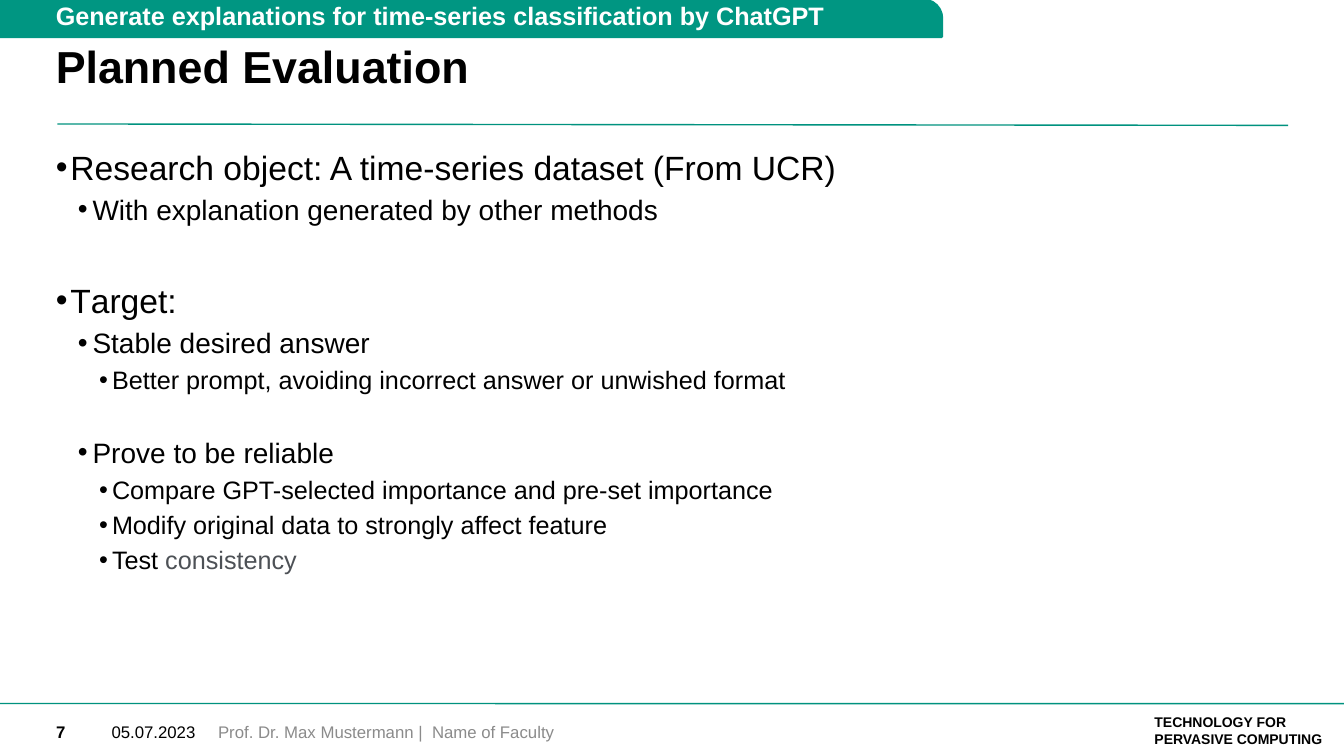
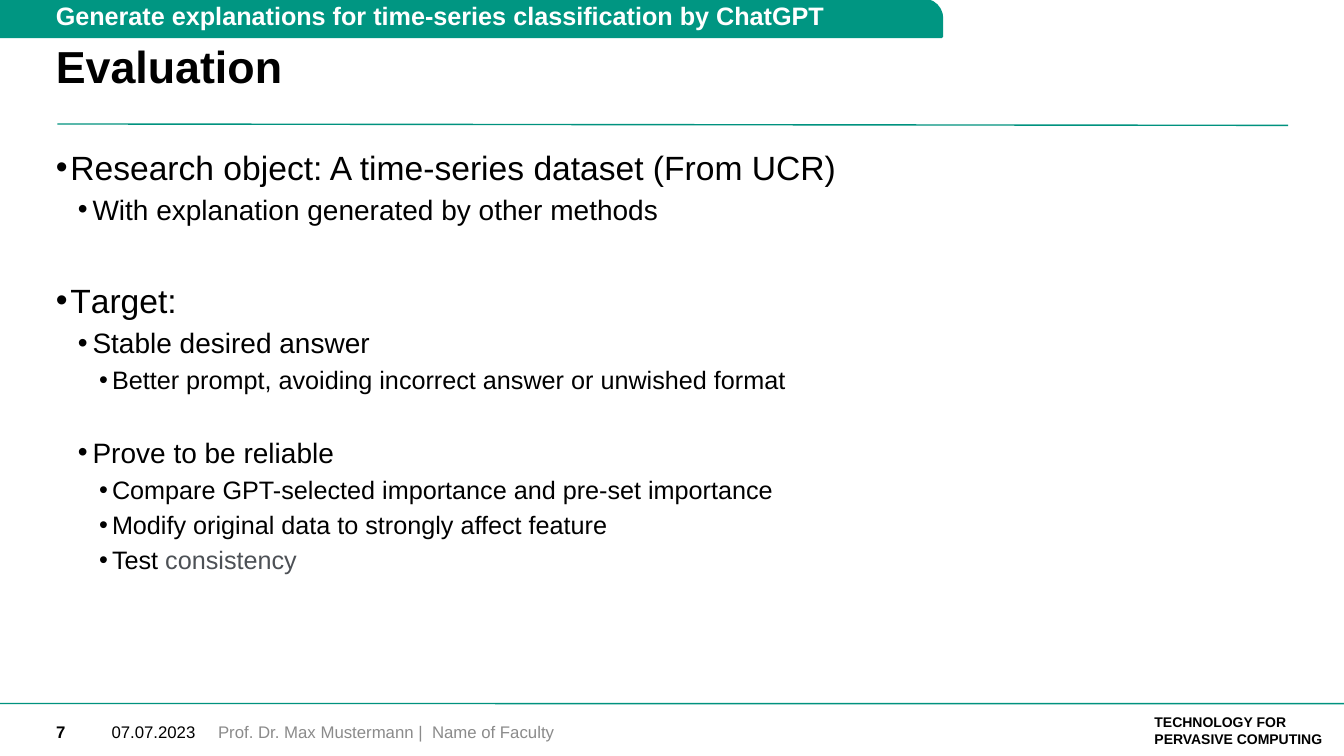
Before and after one commit to lab992/Generate_explanations_for_classification_by_ChatGPT, a slide deck: slide 8 of doc/07.07/07.07_proposal.pptx. Drawn at 1344x756 pixels with LibreOffice and Linux fonts; fonts in the diff are those of the drawing; background and template pictures are left out. Boxes give left, top, right and bottom in pixels: in the first picture for what was removed or moved away, otherwise in the second. Text is boxed around its words. In the diff, an @@ line names an element or a change of style, - is before the commit and + after.

```diff
--- a/doc/07.07/07.07_proposal.pptx
+++ b/doc/07.07/07.07_proposal.pptx
@@ title at bbox=[56, 50, 282, 84]: text changed @@
-Planned Evaluation
+Evaluation
@@ text at bbox=[112, 726, 196, 738]: text changed @@
-05.07.2023
+07.07.2023
```
Also in this commit, not shown: 6 other slides changed, 6 slides removed, 1 other file.
